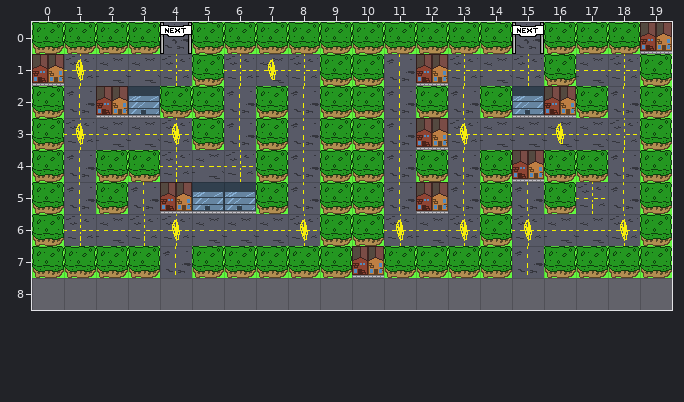
Tiled map -- static/maps/test_map_3.tmx. The first picture shows the starting point.
Cells are 32x32 px. Shown: x 0..19, y 0..8.
And afterwards:
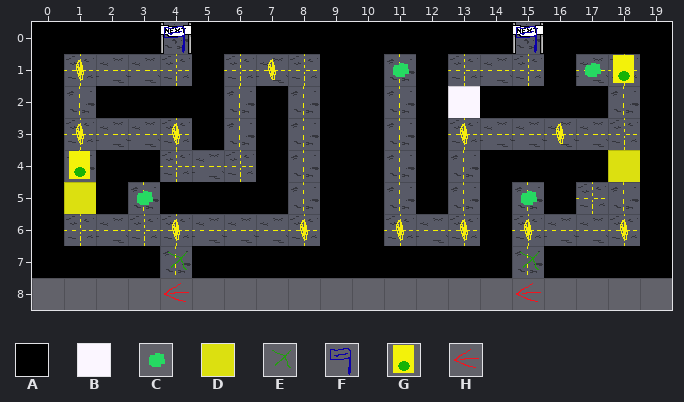
Key: from "tiles": A 0, B 1 "1", C 2, D 3 "0", E 4, F 5, G 7 "1", H 8.
_ is an empty cell, . an unchanged one.
Tiles of an added or newly shown layer are drawn over the layers below it.
What changed:
--- layer "Primary Layer" (now shown)
@@ x 0..19 @@
-0 ____________________
-1 _...._...____...____
-2 _.____._.__.______._
-3 _...._._.__._......_
-4 ____..._.__._.______
-5 ________.__._.___.._
-6 _........__..._...._
-7 ____________________
-8 ...._.........._....
+0 AAAAFAAAAAAAAAAFAAAA
+1 A....A...AACA...ACGA
+2 A.AAAA.A.AA.ABAAAA.A
+3 A....A.A.AA.A......A
+4 AGAA...A.AA.A.AAAADA
+5 ADACAAAA.AA.A.ACA..A
+6 A........AA...A....A
+7 AAAAEAAAAAAAAAAEAAAA
+8 ....H..........H....
Changed places in both pictures, as pixel boxes (x1, y1, x2, y2):
added: (32, 22, 672, 302)
